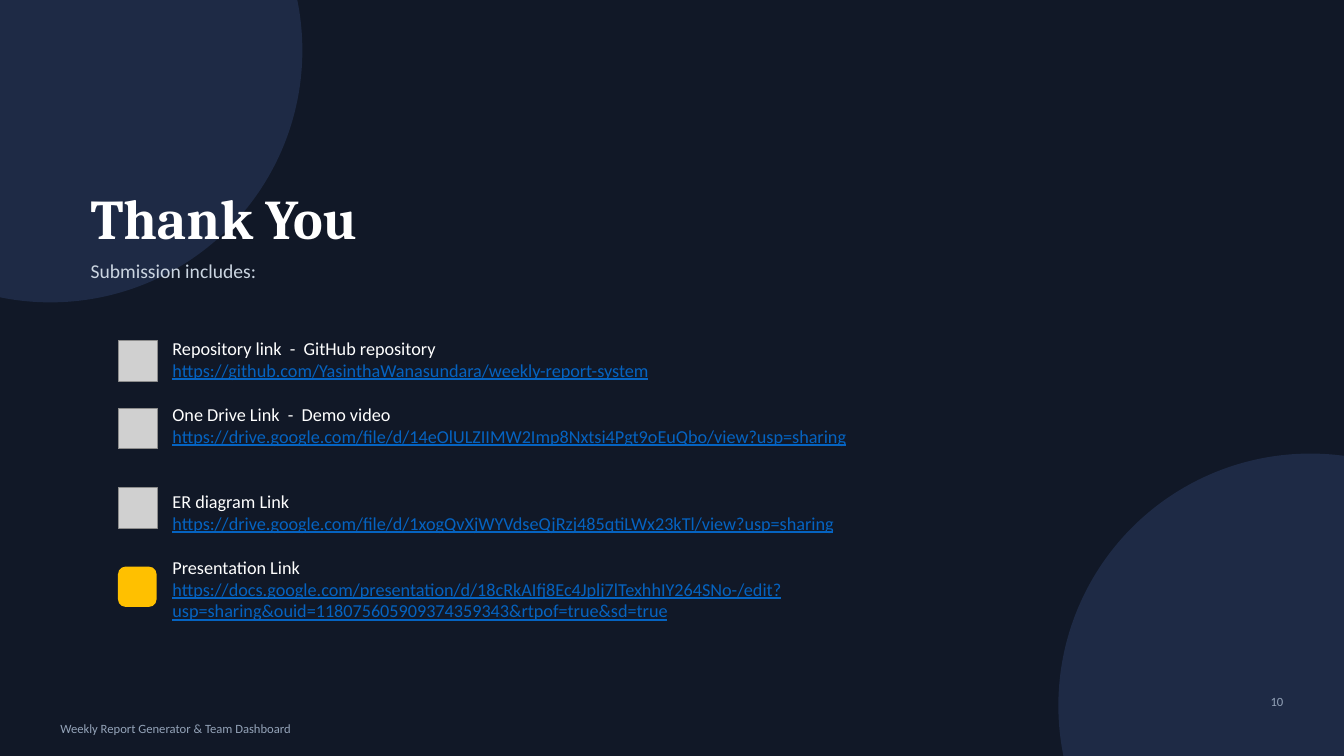
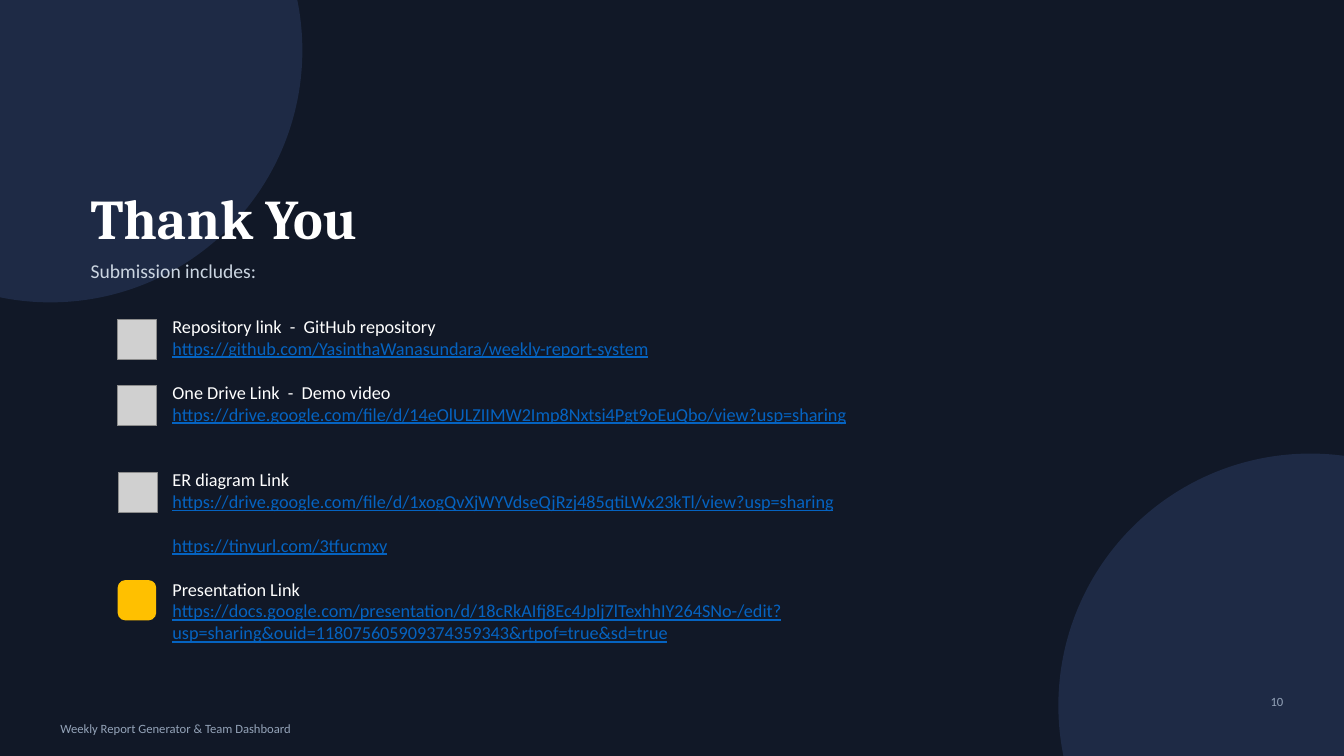
Before and after one commit to YasinthaWanasundara/weekly-report-system, a slide deck: slide 10 of Weekly_Report_Dashboard_Presentation.pptx. Drawn at 1344x756 pixels with LibreOffice and Linux fonts; fonts in the diff are those of the drawing; grey boxes stand for pictures. Boxes give left, top, right and bottom in pixels: in the first picture for what was removed or moved away, otherwise in the second. Text is boxed around its words. In the diff, an @@ line names an element or a change of style, - is before the commit and + after.

Commit message:
Update Weekly Report Dashboard presentation

```diff
--- a/Weekly_Report_Dashboard_Presentation.pptx
+++ b/Weekly_Report_Dashboard_Presentation.pptx
@@ picture: place and size @@
-picture at [119,341,158,381]
+picture at [118,320,157,360]
@@ picture: place and size @@
-picture at [119,408,158,449]
+picture at [118,386,157,426]
@@ picture: place and size @@
-picture at [119,488,158,528]
+picture at [119,473,158,513]
@@ text at [172,539,387,555]: paragraph added @@
+https://tinyurl.com/3tfucmxy
@@ rounded rectangle: place and size @@
-rounded rectangle at [118,567,156,607]
+rounded rectangle at [118,581,156,621]
```
